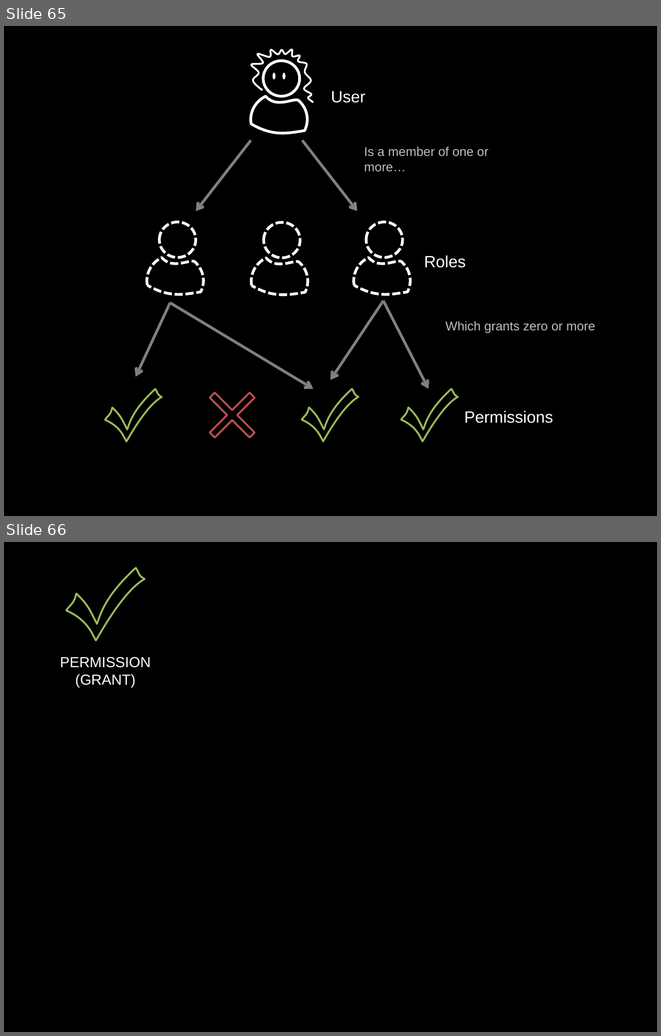
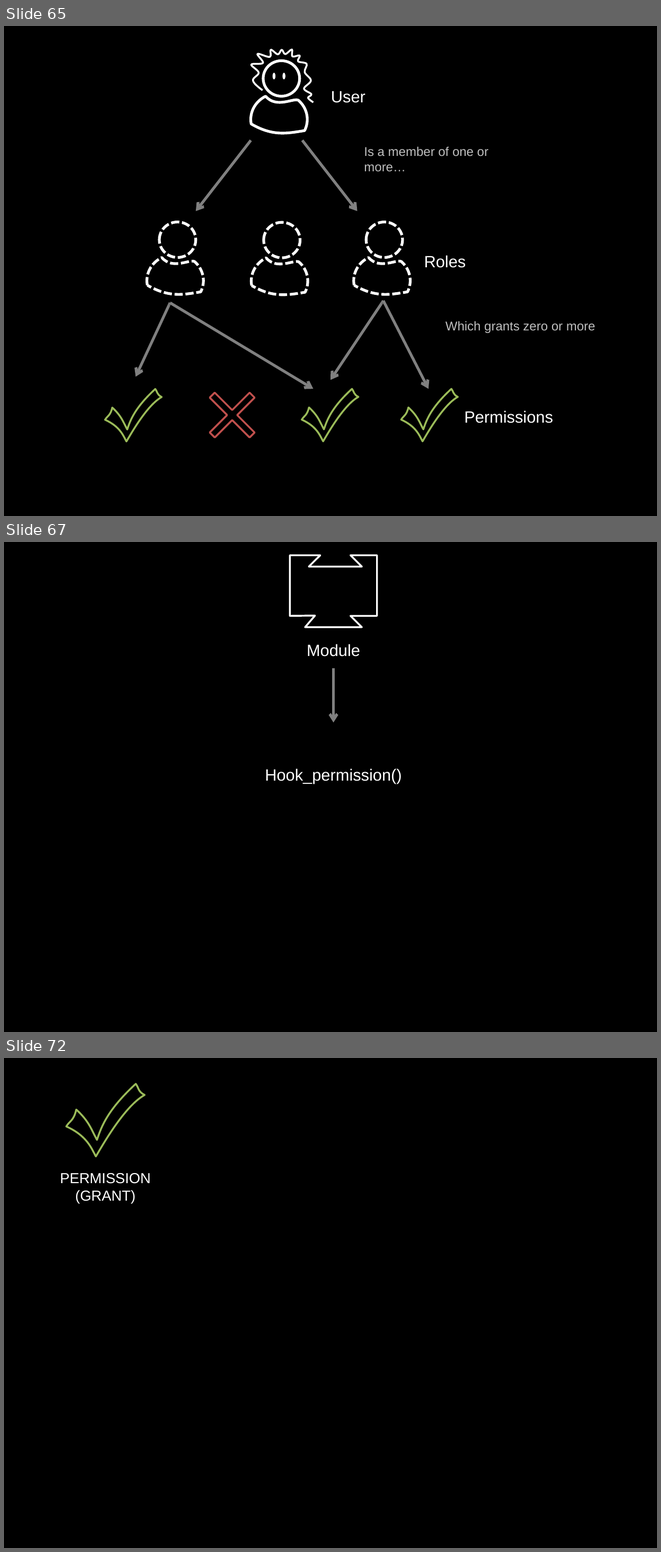
Before and after one commit to raysaltini/handsOnD8SiteBuilder, a slide deck: src/handsOnD8SiteBuilder.pptx. Shown one above the other, each under a label of ours: slides 65 and 66 before the commit, slides 65, 67 and 72 after it; the slides between them are not shown. The pictures are 661x1036 and 661x1552 pixels, drawn with LibreOffice and Linux fonts; fonts in the diff are those of the drawing. Boxes give left, top, right and bottom in pixels: in the first picture for what was removed or moved away, otherwise in the second. Text is boxed around its words. In the diff, an @@ line names an element or a change of style, - is before the commit and + after.

Commit message:
Updated user and permission sections for less boringness.

```diff
--- a/src/handsOnD8SiteBuilder.pptx
+++ b/src/handsOnD8SiteBuilder.pptx
@@ slide 67 added at box(4, 542, 657, 1032), background #000000 @@
@@ freeform shape added at box(290, 555, 377, 627), outline #FFFFFF 2 pt @@
@@ text added at box(307, 644, 360, 656), 18 pt, text #FFFFFF @@
+Module
@@ arrow added from (334, 668) to (334, 722), #808080 3 pt @@
@@ text added at box(265, 768, 402, 784), 18 pt, text #FFFFFF @@
+Hook_permission()
@@ what was slide 66 is now slide 72 @@
```
Also in this commit, not shown: 6 other slides added, 1 other file.
